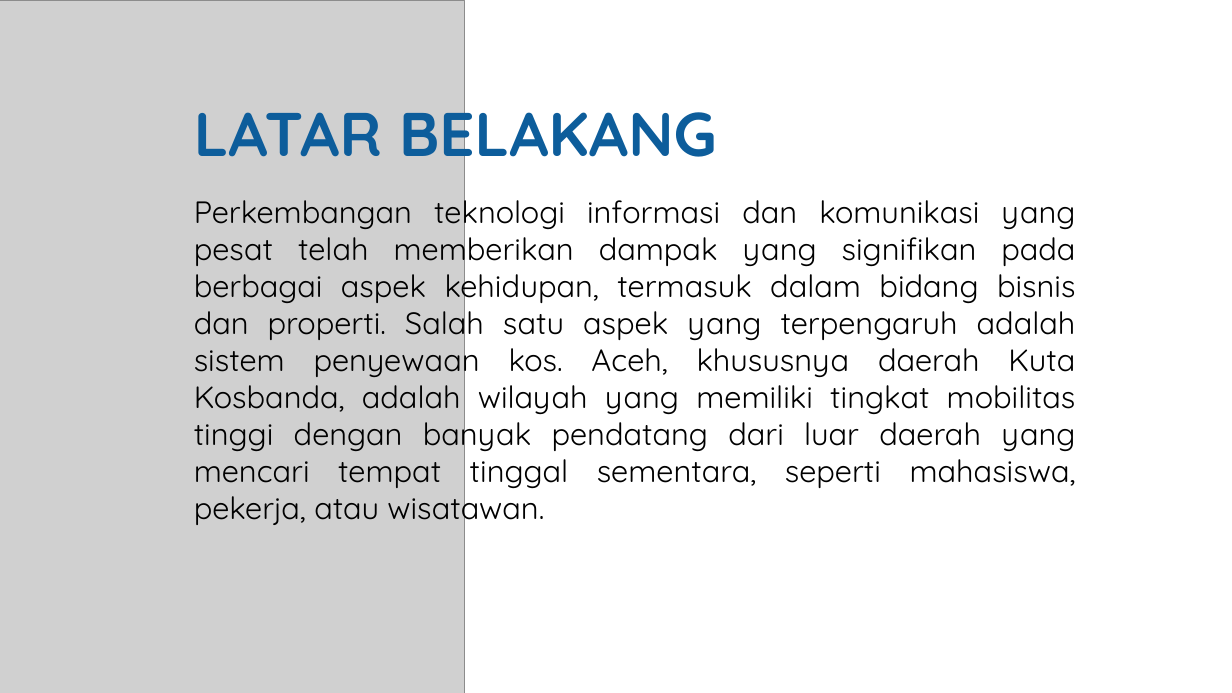
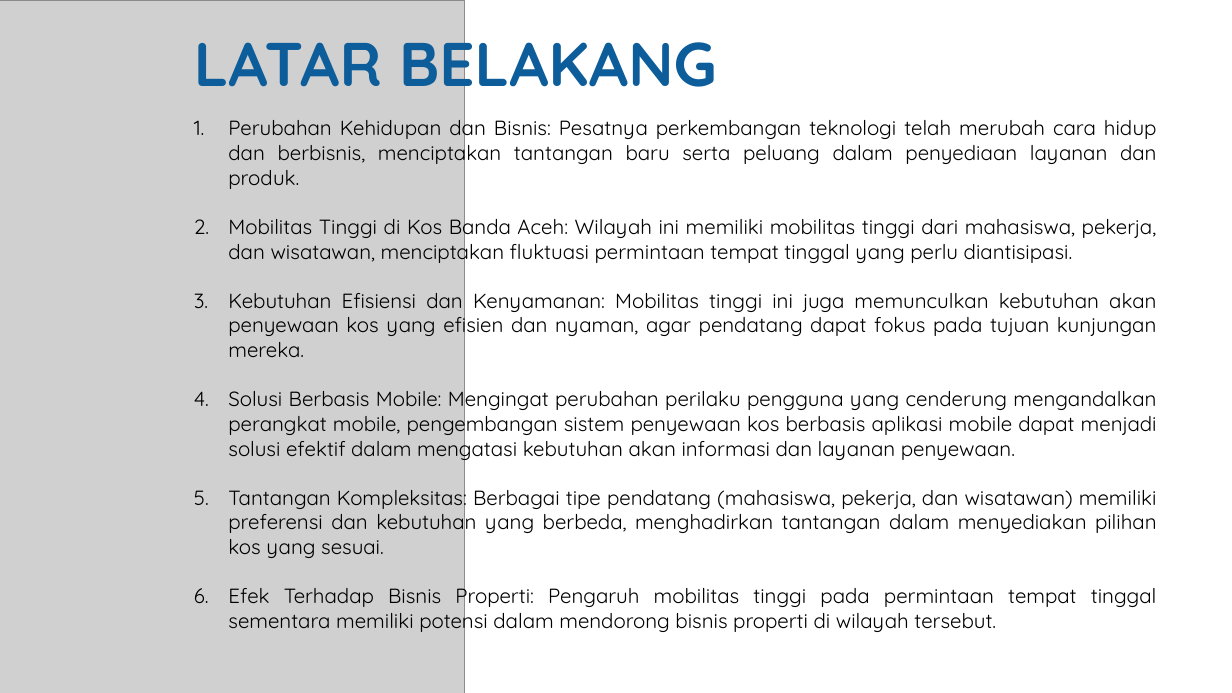
Before and after one commit to Munawir712/kuliah-aplication-project, a slide deck: slide 2 of ApplicationProjectSilde.pptx. Drawn at 1232x693 pixels with LibreOffice and Linux fonts; fonts in the diff are those of the drawing; grey boxes stand for pictures; background and template pictures are left out. Boxes give left, top, right and bottom in pixels: in the first picture for what was removed or moved away, otherwise in the second. Text is boxed around its words. In the diff, an @@ line names an element or a change of style, - is before the commit and + after.

```diff
--- a/ApplicationProjectSilde.pptx
+++ b/ApplicationProjectSilde.pptx
@@ text "LATAR BELAKANG": place and size @@
-text "LATAR BELAKANG" at [194,93,716,173]
+text "LATAR BELAKANG" at [194,23,716,103]
@@ text at [228,115,1157,633]: text changed; size 24 to 16 pt @@
-Perkembangan teknologi informasi dan komunikasi yang pesat telah memberikan dampak yang signifikan pada berbagai aspek kehidupan, termasuk dalam bidang bisnis dan properti. Salah satu aspek yang terpengaruh adalah sistem penyewaan kos. Aceh, khususnya daerah Kuta Kosbanda, adalah wilayah yang memiliki tingkat mobilitas tinggi dengan banyak pendatang dari luar daerah yang mencari tempat tinggal sementara, seperti mahasiswa, pekerja, atau wisatawan.
+1. Perubahan Kehidupan dan Bisnis: Pesatnya perkembangan teknologi telah merubah cara hidup dan berbisnis, menciptakan tantangan baru serta peluang dalam penyediaan layanan dan produk.
+2. Mobilitas Tinggi di Kos Banda Aceh: Wilayah ini memiliki mobilitas tinggi dari mahasiswa, pekerja, dan wisatawan, menciptakan fluktuasi permintaan tempat tinggal yang perlu diantisipasi.
+3. Kebutuhan Efisiensi dan Kenyamanan: Mobilitas tinggi ini juga memunculkan kebutuhan akan penyewaan kos yang efisien dan nyaman, agar pendatang dapat fokus pada tujuan kunjungan mereka.
+4. Solusi Berbasis Mobile: Mengingat perubahan perilaku pengguna yang cenderung mengandalkan perangkat mobile, pengembangan sistem penyewaan kos berbasis aplikasi mobile dapat menjadi solusi efektif dalam mengatasi kebutuhan akan informasi dan layanan penyewaan.
+5. Tantangan Kompleksitas: Berbagai tipe pendatang (mahasiswa, pekerja, dan wisatawan) memiliki preferensi dan kebutuhan yang berbeda, menghadirkan tantangan dalam menyediakan pilihan kos yang sesuai.
+6. Efek Terhadap Bisnis Properti: Pengaruh mobilitas tinggi pada permintaan tempat tinggal sementara memiliki potensi dalam mendorong bisnis properti di wilayah tersebut.
```
Also in this commit, not shown: 2 other slides changed, 3 other files.
